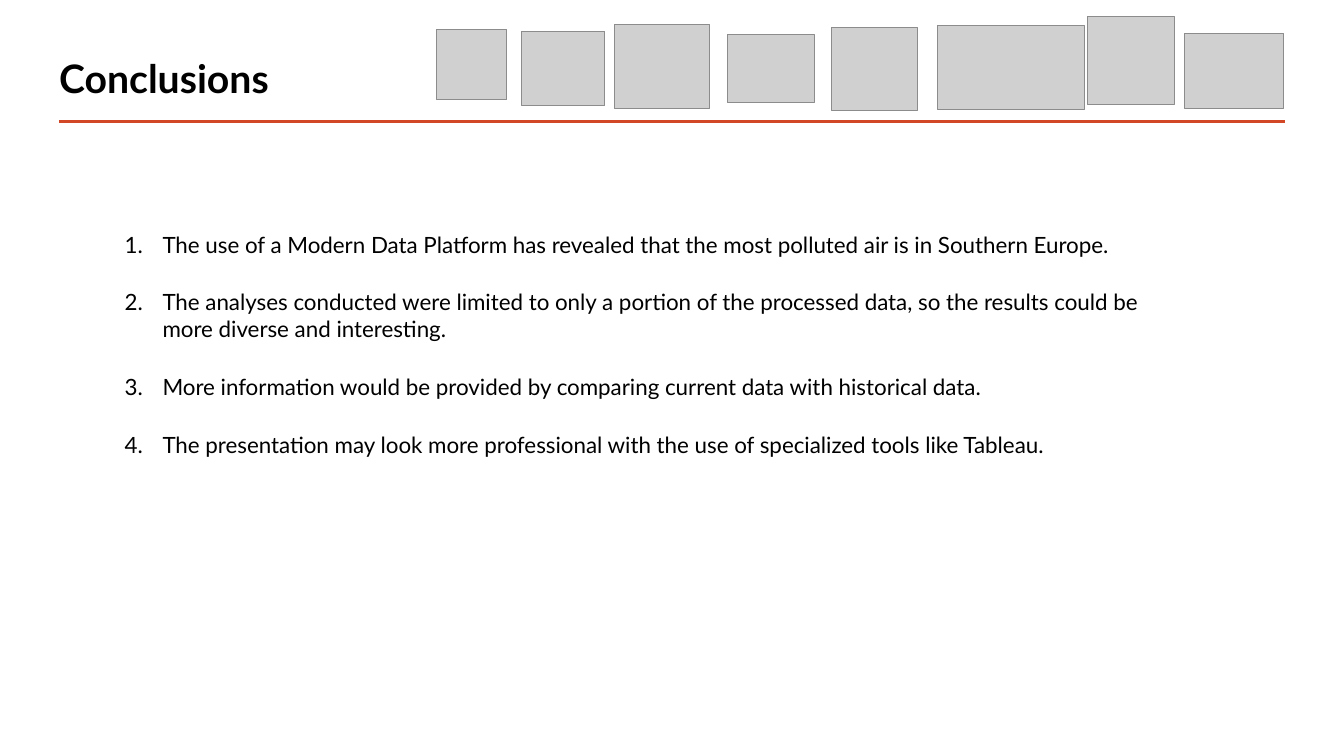
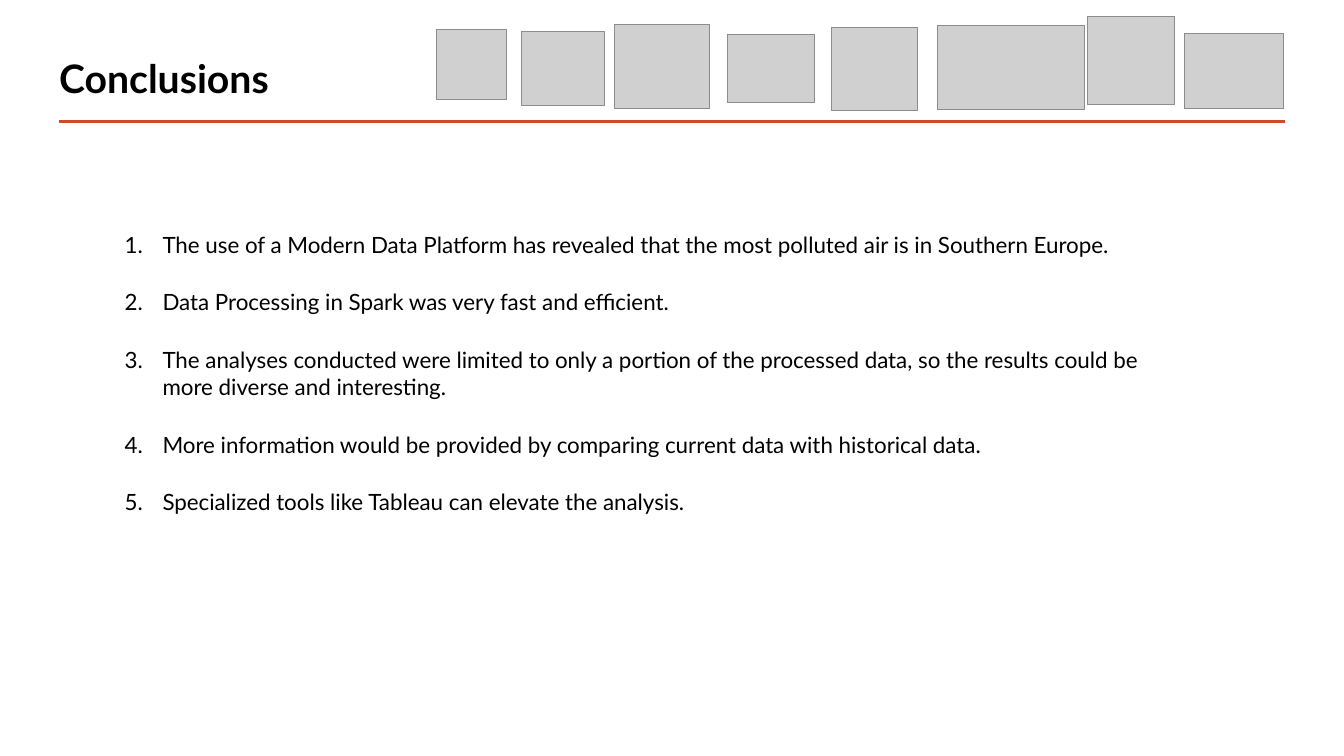
Before and after one commit to piotreks-uw-edu/kafka-weather-pipeline, a slide deck: slide 18 of Presentation/Processing Data on Air Pollution in Europe on Modern Data Platform.pptx. Drawn at 1344x756 pixels with LibreOffice and Linux fonts; fonts in the diff are those of the drawing; grey boxes stand for pictures. Boxes give left, top, right and bottom in pixels: in the first picture for what was removed or moved away, otherwise in the second. Text is boxed around its words. In the diff, an @@ line names an element or a change of style, - is before the commit and + after.

```diff
--- a/Presentation/Processing Data on Air Pollution in Europe on Modern Data Platform.pptx
+++ b/Presentation/Processing Data on Air Pollution in Europe on Modern Data Platform.pptx
@@ text at [163, 293, 669, 314]: paragraph added @@
+2. Data Processing in Spark was very fast and efficient.
@@ text at [163, 493, 684, 514]: text changed @@
-4. The presentation may look more professional with the use of specialized tools like Tableau.
+5. Specialized tools like Tableau can elevate the analysis.
```
